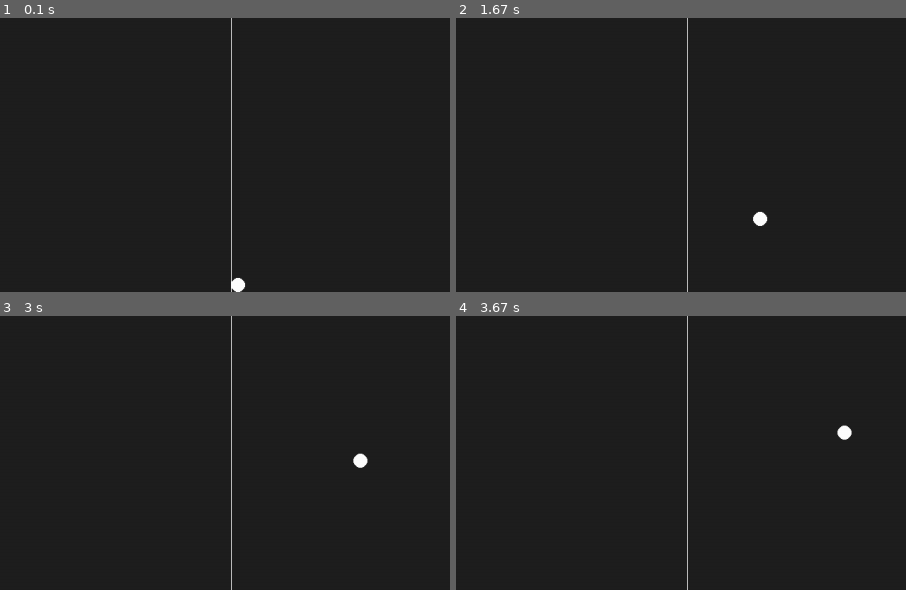
Above: before the commit, frames 1-4 (two rows, left to right).
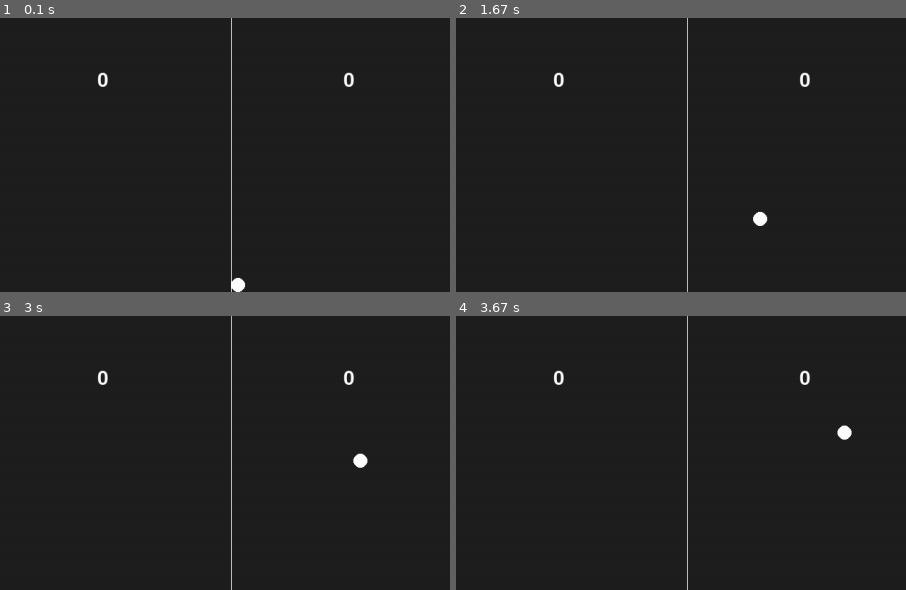
Above: after the commit, the same moments.

Repository: sshiple/Pong-Project
Game: pygame game, started from pong.py
Same seed, same stepped clock (60 frames per second), same inputs: the game is played once before the commit and once after it.
Inputs:
- Up to frame 1 (0.1 s): no input
- Up to frame 2 (1.67 s): hold Up 0.33-0.8 s; hold Down 0.83-1.13 s; hold S 0.83-1.13 s; hold Up 1.17-1.53 s; hold W 1.17-1.53 s; hold Down from 1.57 s (still down); hold S from 1.57 s (still down)
- Up to frame 3 (3 s): release Down at 1.93 s; release S at 1.93 s; hold Up 1.97-2.27 s; hold W 1.97-2.27 s; hold Down 2.3-2.6 s; hold S 2.3-2.6 s; hold Up from 2.63 s (still down); hold W from 2.63 s (still down)
- Up to frame 4 (3.67 s): release Up at 3 s; release W at 3 s; hold Down 3.03-3.4 s; hold S 3.03-3.4 s; hold Up from 3.43 s (still down); hold W from 3.43 s (still down)
The pictures show only the part of the screen within x 24-74%, y 0-50%; the shares and areas given below are measured in that part.

The runs differ from the first frame. In frame 1, 0.2% of the frame differs, in the area x 21-79%, y 19-26%; in frame 2, 0.2%; in frame 3, 0.2%; in frame 4, 0.2%.

Commit message:
Add files via upload

Diff:
--- a/pong.py
+++ b/pong.py
@@ -49,6 +49,12 @@
 borderTop = pygame.Rect(0, 0, screenWidth, 1)                 #Starts at the origin and stretches to the right side
 borderBottom = pygame.Rect(0, screenHeight-1, screenWidth, 1) #Starts 1 pixel away from the bottom and stretches to the right side
 board = pygame.Rect(0, 0, screenWidth, screenHeight)
+
+#text variables = = = = = = = = = = = = = = = = = = = = = = = = = = = = =
+
+player_score = 0
+player_two_score = 0
+game_font = pygame.font.Font("Jura.ttf", 42)
 
 
 # CREATION OF THE BALL
@@ -131,6 +137,12 @@
     pygame.draw.rect(surface, rectColor, player_two)
     pygame.draw.aaline(surface, wht_color, (screenWidth / 2, 0), (screenWidth / 2, screenHeight))
 
+    player_text = game_font.render(f"{player_score}", True, wht_color)
+    surface.blit(player_text, (800,75))
+
+    player_two_text = game_font.render(f"{player_two_score}", True, wht_color)
+    surface.blit(player_two_text, (450,75))
+
     # pygame.draw.rect(surface, rectColor, gameRect_2)
 
     #pygame.display.update(rectList) #Might need this later
